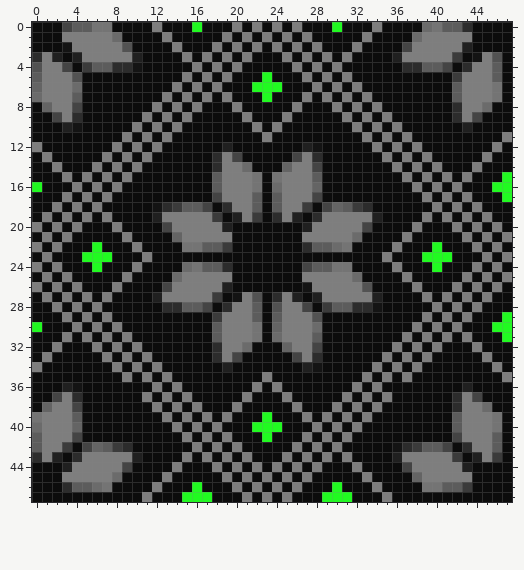
A pixel-art sprite gets an edit: art/bg/titlebg_alt1.png. Above: the version before the commit.
The file is 48x48 pixels. Colours within 5 levels of each other are drawn and written as one.
After:
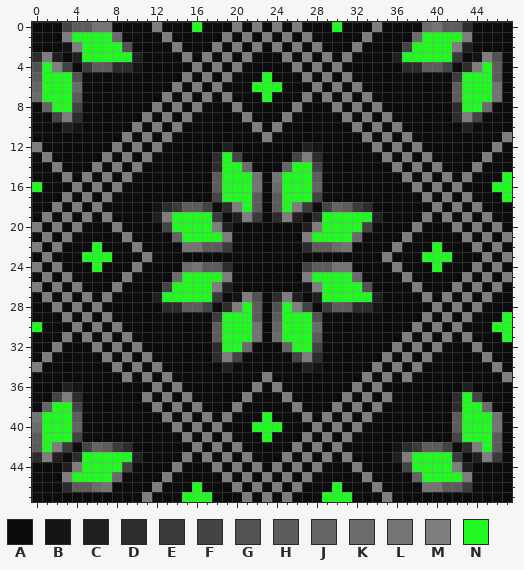
Palette (. is transparent): A #0c0c0c  B #141414  C #202020  D #2c2c2c  E #3b3b3b  F #444444  G #525252  H #5c5c5c  J #646464  K #6b6b6b  L #747474  M #7e7e7e  N #21fa21
Changes in this commit:
y 1: x 4..7 MMMM -> NNNN; x 39..42 MMMM -> NNNN
y 2: x 5..8 MMMM -> NNNN; x 38..41 MMMM -> NNNN
y 3: x 5..9 MMMMM -> NNNNN; x 37..41 MMMMM -> NNNNN
y 4: x 1 M -> N; x 45 M -> N
y 5..7: x 1..3 MMM -> NNN; x 43..45 MMM -> NNN
y 8: x 2..3 MM -> NN; x 43..44 MM -> NN
y 13: x 19 M -> N
y 14: x 19..20 MM -> NN; x 26..27 MM -> NN
y 15..17: x 19..21 MMM -> NNN; x 25..27 MMM -> NNN
y 18: x 21 M -> N; x 25 M -> N
y 19: x 14..17 MMMM -> NNNN; x 29..33 MMMMM -> NNNNN
y 20: x 14..17 MMMM -> NNNN; x 29..32 MMMM -> NNNN
y 21: x 15..18 MMMM -> NNNN; x 28..31 MMMM -> NNNN
y 25: x 15..18 MMMM -> NNNN; x 28..31 MMMM -> NNNN
y 26: x 14..17 MMMM -> NNNN; x 29..32 MMMM -> NNNN
y 27: x 13..17 MMMMM -> NNNNN; x 29..33 MMMMM -> NNNNN
y 28: x 21 M -> N; x 25 M -> N
y 29..31: x 19..21 MMM -> NNN; x 25..27 MMM -> NNN
y 32: x 19..20 MM -> NN; x 26..27 MM -> NN
y 37: x 43 M -> N
y 38: x 2..3 MM -> NN; x 43..44 MM -> NN
y 39..41: x 1..3 MMM -> NNN; x 43..45 MMM -> NNN
y 42: x 1 M -> N; x 45 M -> N
y 43: x 5..9 MMMMM -> NNNNN; x 38..41 MMMM -> NNNN
y 44: x 5..8 MMMM -> NNNN; x 38..41 MMMM -> NNNN
y 45: x 4..7 MMMM -> NNNN; x 39..42 MMMM -> NNNN
